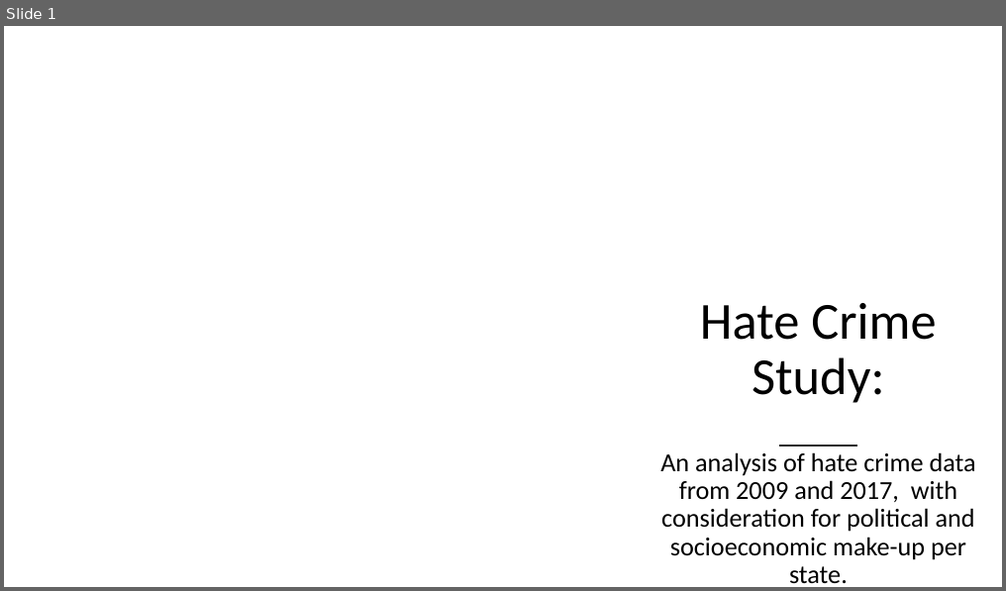
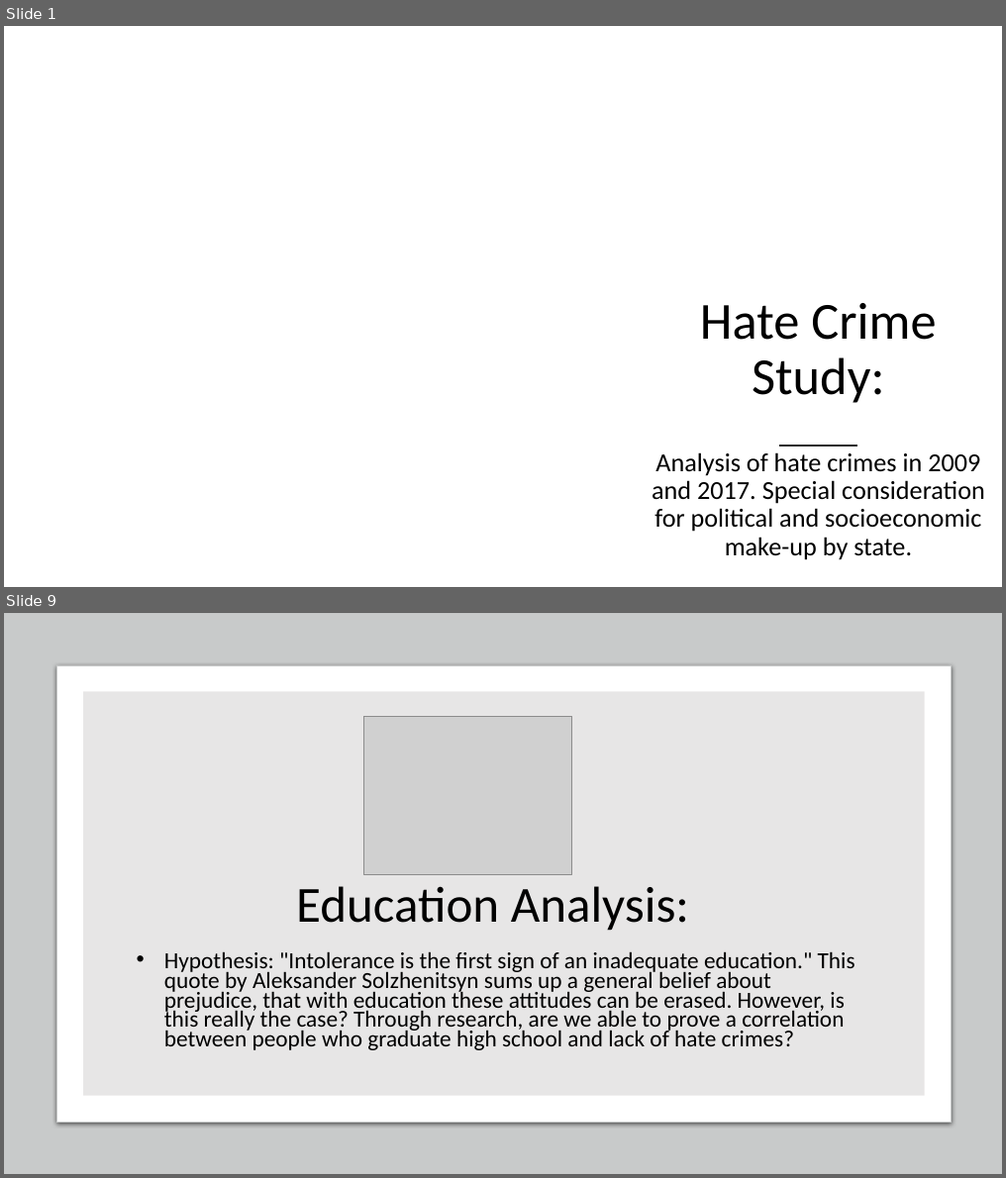
Before and after one commit to ZGrinacoff/Eight-Years-Later, a slide deck: Hate_Crime_Study.pptx. Shown one above the other, each under a label of ours: slide 1 before the commit, slides 1 and 9 after it; the slides between them are not shown. The pictures are 1006x591 and 1006x1178 pixels, drawn with LibreOffice and Linux fonts; fonts in the diff are those of the drawing; grey boxes stand for pictures; background and template pictures are left out. Boxes give left, top, right and bottom in pixels: in the first picture for what was removed or moved away, otherwise in the second. Text is boxed around its words. In the diff, an @@ line names an element or a change of style, - is before the commit and + after.

```diff
--- a/Hate_Crime_Study.pptx
+++ b/Hate_Crime_Study.pptx
@@ slide 9 added at [4,613,1002,1174], background #FFFFFF @@
@@ rectangle added at [4,613,1002,1174], fill #C8CACA @@
@@ rounded rectangle added at [57,665,951,1122], fill #FFFFFF, outline #C8CACA 0.75 pt @@
@@ rectangle added at [83,691,925,1096], fill #E7E6E6 @@
@@ picture added at [363,716,571,875] @@
@@ title added at [296,886,689,931], 48.6 pt, text #000000 @@
+Education Analysis:
@@ text added at [164,952,855,1051], 22.2 pt, text #000000 @@
+• Hypothesis: "Intolerance is the first sign of an inadequate education." This quote by Aleksander Solzhenitsyn sums up a general belief about prejudice, that with education these attitudes can be erased. However, is this really the case? Through research, are we able to prove a correlation between people who graduate high school and lack of hate crimes?
@@ slide 1 changed as well @@
@@ subtitle at [651,453,985,561]: text changed @@
-An analysis of hate crime data from 2009 and 2017, with consideration for political and socioeconomic make-up per state.
+Analysis of hate crimes in 2009 and 2017. Special consideration for political and socioeconomic make-up by state.
```
Also in this commit, not shown: 3 other slides changed, 23 other slides added, 1 slide removed.
